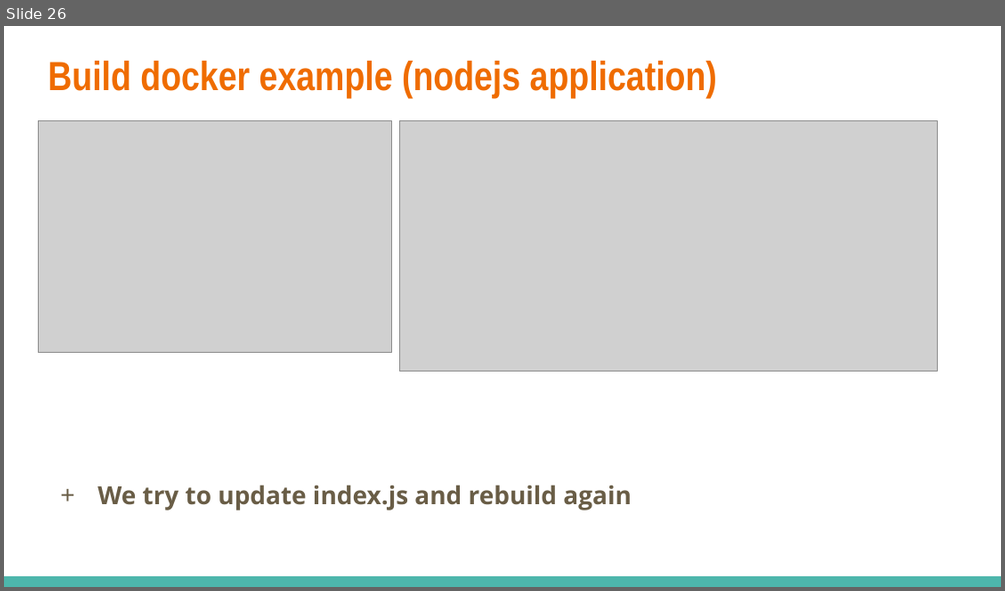
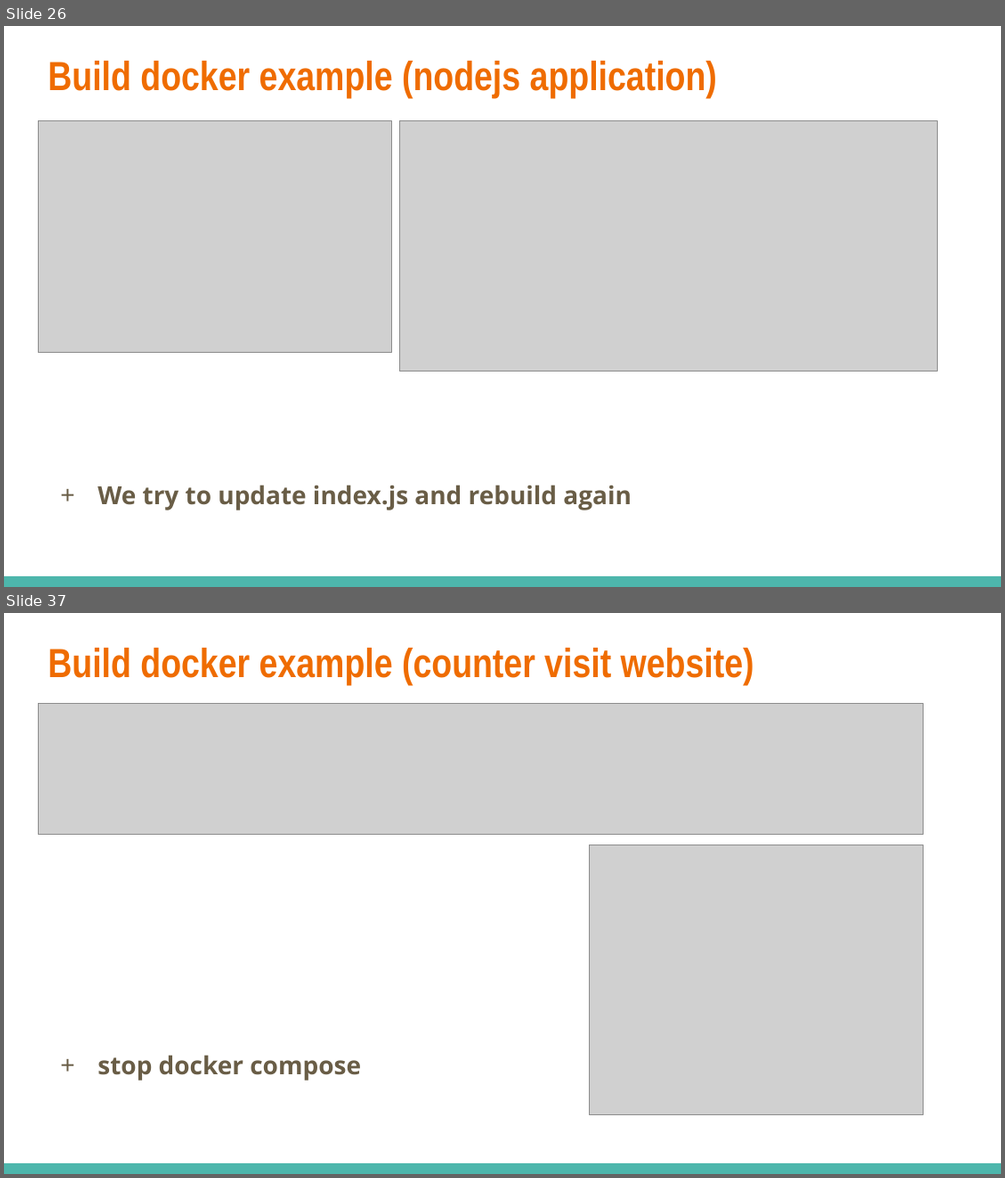
Before and after one commit to dinhhung09138/Learning-Example, a slide deck: Docker - 03 - Build a Custom Images Through Docker.pptx. Shown one above the other, each under a label of ours: slide 26 before the commit, slides 26 and 37 after it; the slides between them are not shown. The pictures are 1005x591 and 1005x1178 pixels, drawn with LibreOffice and Linux fonts; fonts in the diff are those of the drawing; grey boxes stand for pictures. Boxes give left, top, right and bottom in pixels: in the first picture for what was removed or moved away, otherwise in the second. Text is boxed around its words. In the diff, an @@ line names an element or a change of style, - is before the commit and + after.

Commit message:
Build counter website node app and redis cache

```diff
--- a/Docker - 03 - Build a Custom Images Through Docker.pptx
+++ b/Docker - 03 - Build a Custom Images Through Docker.pptx
@@ slide 37 added at <box>4,613,1001,1174</box>, background #FFFFFF; not listed: 1 template element that a slide beside it also shows @@
@@ title added at <box>48,648,754,685</box>, 29.4 pt, text #EF6C00, bold @@
+Build docker example (counter visit website)
@@ picture added at <box>38,704,923,835</box> @@
@@ picture added at <box>589,845,923,1115</box> @@
@@ text added at <box>97,1054,361,1080</box>, 18 pt, text #695D46, bold @@
++ stop docker compose
```
Also in this commit, not shown: 1 slide changed, 11 other slides added, 4 other files.
